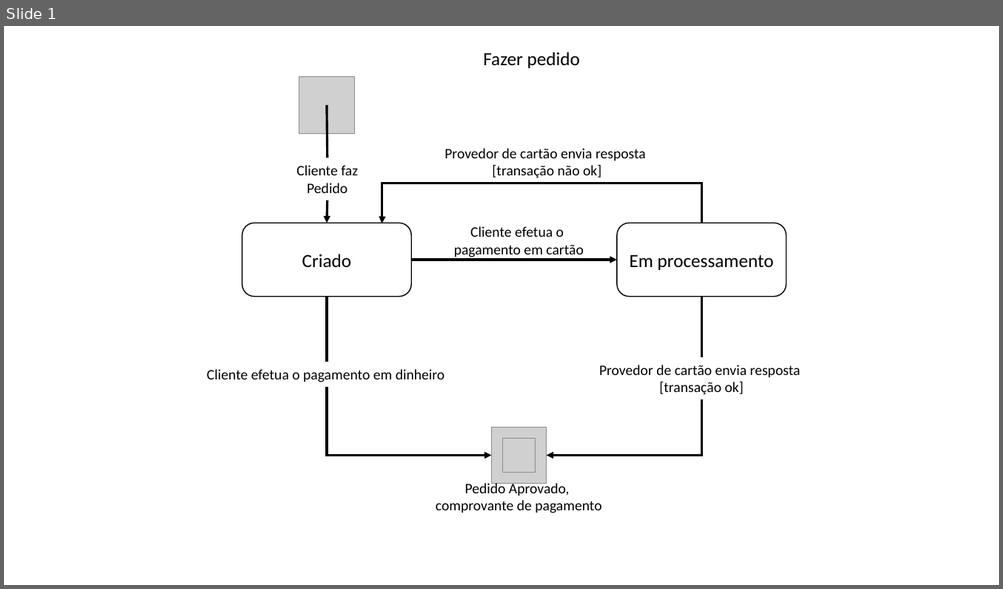
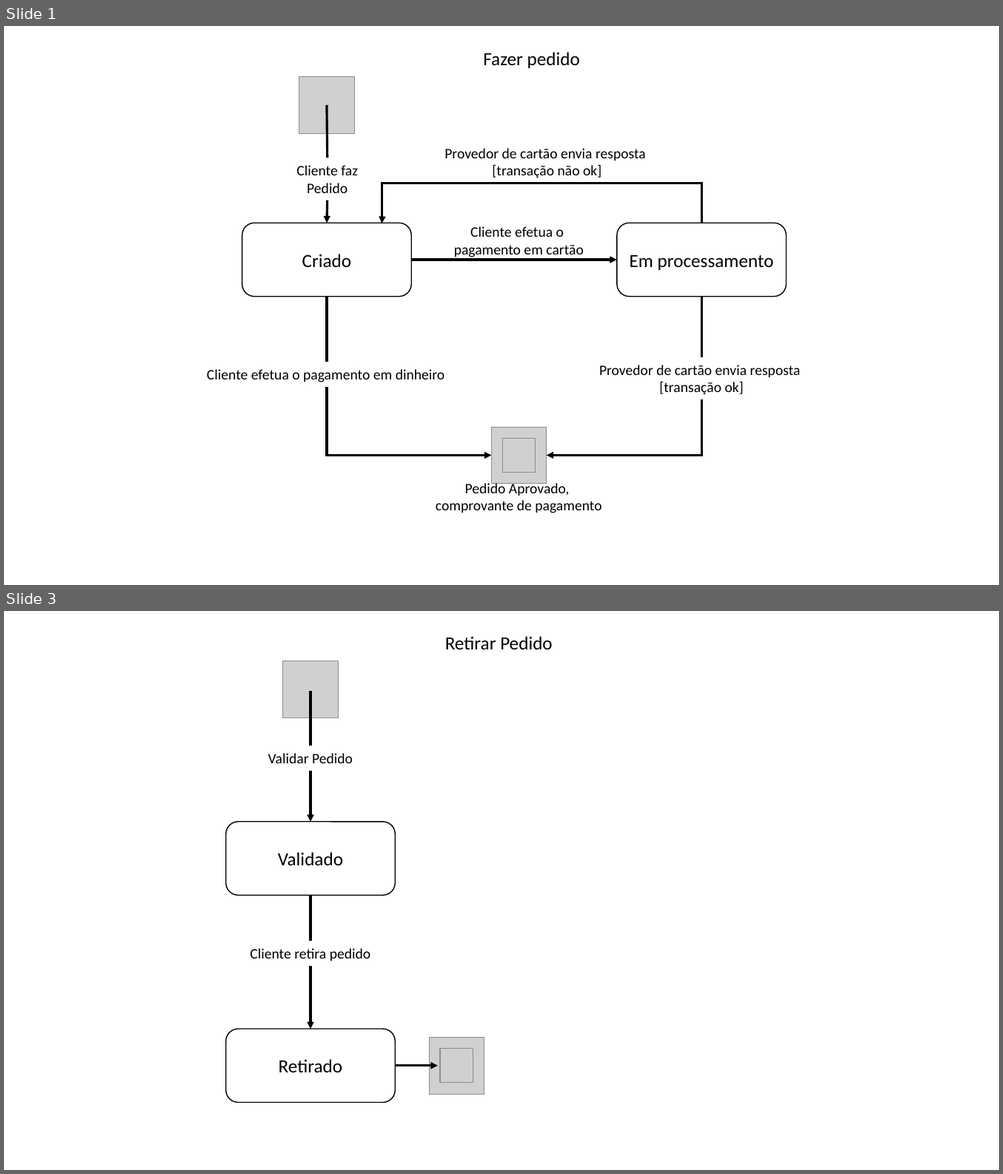
Before and after one commit to vitosoliveira/OPE, a slide deck: 21. Analise_de_ciclo_de_vida.pptx. Shown one above the other, each under a label of ours: slide 1 before the commit, slides 1 and 3 after it; the slides between them are not shown. The pictures are 1003x589 and 1003x1174 pixels, drawn with LibreOffice and Linux fonts; fonts in the diff are those of the drawing; grey boxes stand for pictures. Boxes give left, top, right and bottom in pixels: in the first picture for what was removed or moved away, otherwise in the second. Text is boxed around its words. In the diff, an @@ line names an element or a change of style, - is before the commit and + after.

```diff
--- a/21. Analise_de_ciclo_de_vida.pptx
+++ b/21. Analise_de_ciclo_de_vida.pptx
@@ slide 3 added at [4,611,999,1170], background #FFFFFF @@
@@ text added at [445,636,552,649], 18 pt, text #000000 @@
+Retirar Pedido
@@ picture added at [283,661,338,718] @@
@@ line added from (310, 691) to (310, 745), #000000 2.25 pt @@
@@ text added at [268,753,353,763], 14 pt, text #000000 @@
+Validar Pedido
@@ arrow added from (310, 771) to (310, 822), #000000 2.25 pt @@
@@ rounded rectangle added at [225,822,395,896], fill #FFFFFF, outline #000000 1 pt, 18 pt, text #000000 @@
+Validado
@@ line added from (310, 895) to (310, 942), #000000 2.25 pt @@
@@ text added at [250,948,370,961], 14 pt, text #000000 @@
+Cliente retira pedido
@@ arrow added from (310, 966) to (310, 1030), #000000 2.25 pt @@
@@ rounded rectangle added at [225,1030,395,1103], fill #FFFFFF, outline #000000 1 pt, 18 pt, text #000000 @@
+Retirado
@@ picture added at [430,1038,484,1094] @@
@@ picture added at [440,1049,473,1083] @@
@@ arrow added from (395, 1066) to (438, 1066), #000000 2.25 pt @@
```
Also in this commit, not shown: 1 slide changed, 1 other file.
